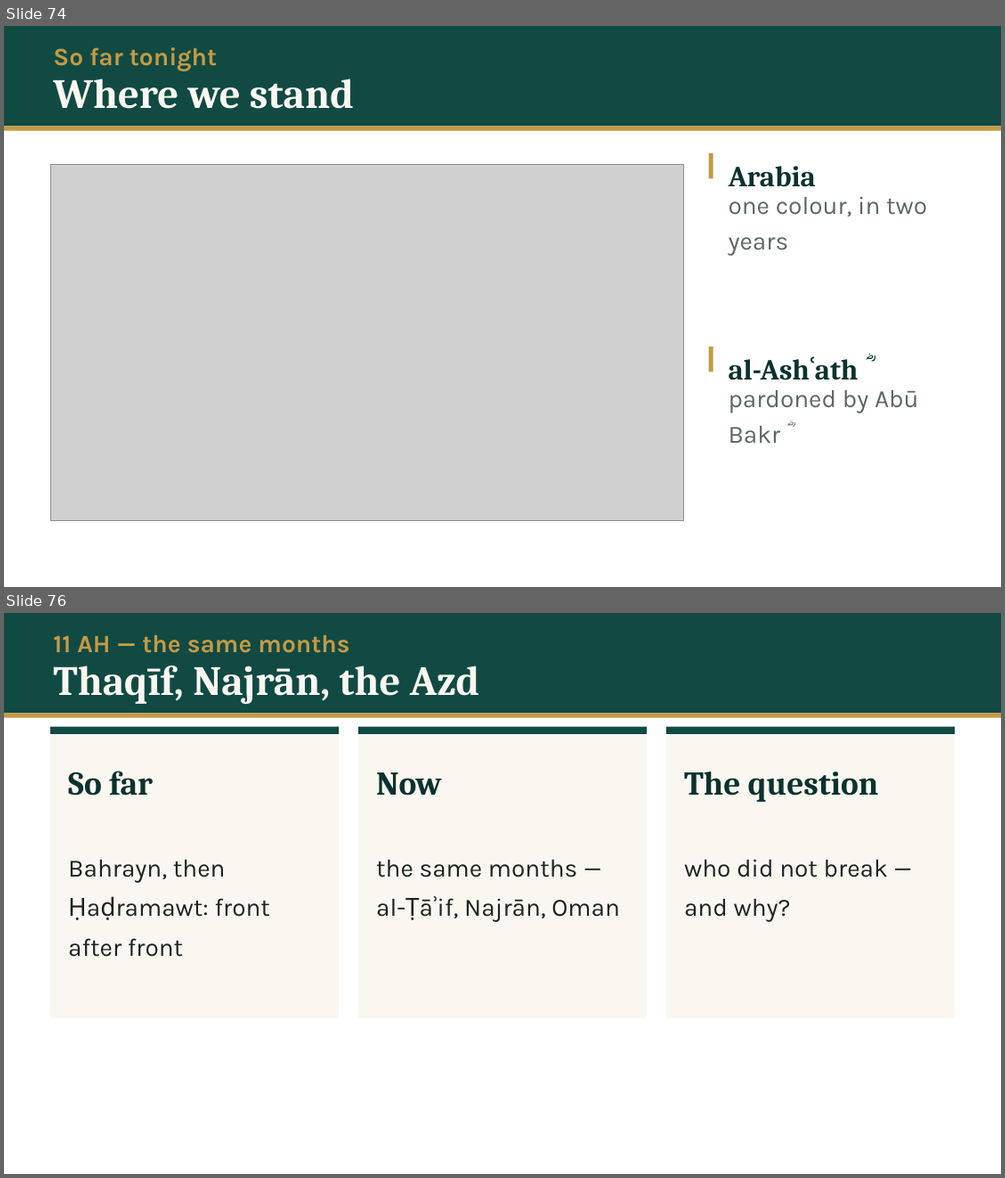
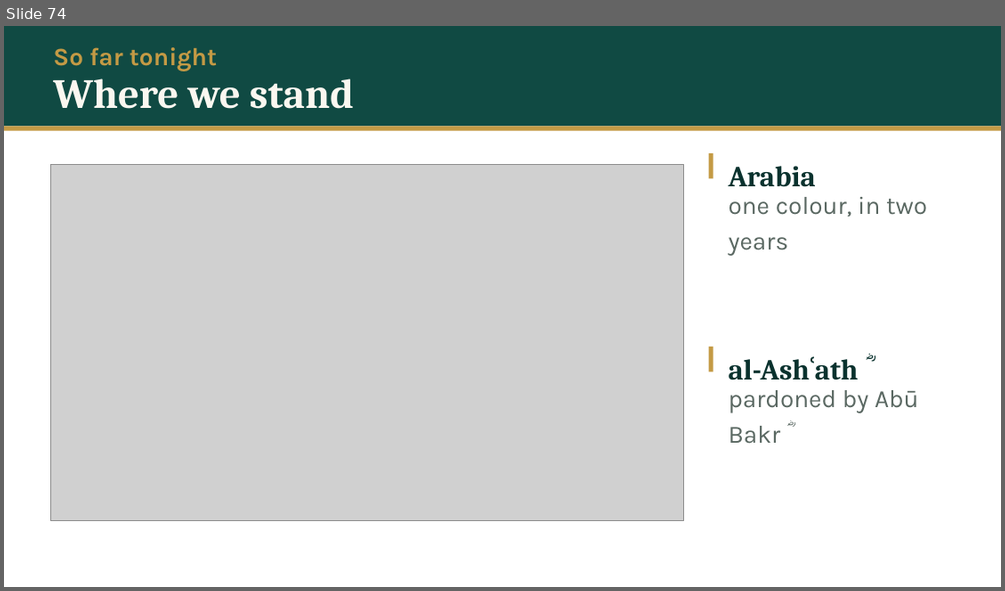
Before and after one commit to daniyalyasin93/2026SeptemberIslamicHistoryClass, a slide deck: S06_hadramawt_bahrayn/S06.pptx. Shown one above the other, each under a label of ours: slides 74 and 76 before the commit, slide 74 after it; the slides between them are not shown. The pictures are 1005x1178 and 1005x591 pixels, drawn with LibreOffice and Linux fonts; fonts in the diff are those of the drawing; grey boxes stand for pictures. Boxes give left, top, right and bottom in pixels: in the first picture for what was removed or moved away, otherwise in the second. Text is boxed around its words. In the diff, an @@ line names an element or a change of style, - is before the commit and + after.

```diff
--- a/S06_hadramawt_bahrayn/S06.pptx
+++ b/S06_hadramawt_bahrayn/S06.pptx
@@ slide 76 removed at box(4, 613, 1001, 1174), background #FFFFFF @@
@@ rectangle removed at box(4, 613, 1001, 714) @@
@@ text removed at box(53, 635, 349, 653) @@
-11 AH — the same months
@@ text removed at box(53, 666, 479, 704) @@
-Thaqīf, Najrān, the Azd
@@ rectangle removed at box(4, 714, 1001, 718) @@
@@ rectangle removed at box(50, 727, 339, 1018) @@
@@ rectangle removed at box(50, 727, 339, 734) @@
@@ rectangle removed at box(358, 727, 647, 1018) @@
@@ rectangle removed at box(358, 727, 647, 734) @@
@@ rectangle removed at box(666, 727, 955, 1018) @@
@@ rectangle removed at box(666, 727, 955, 734) @@
@@ text removed at box(68, 771, 153, 795) @@
-So far
@@ text removed at box(376, 772, 442, 795) @@
-Now
@@ text removed at box(684, 771, 879, 802) @@
-The question
@@ text removed at box(68, 860, 270, 957) @@
-Bahrayn, then Ḥaḍramawt: front after front
@@ text removed at box(376, 860, 620, 922) @@
-the same months — al-Ṭāʾif, Najrān, Oman
@@ text removed at box(684, 859, 888, 922) @@
-who did not break — and why?
```
Also in this commit, not shown: 7 slides changed, 2 slides added, 11 other slides removed, 18 other files.
